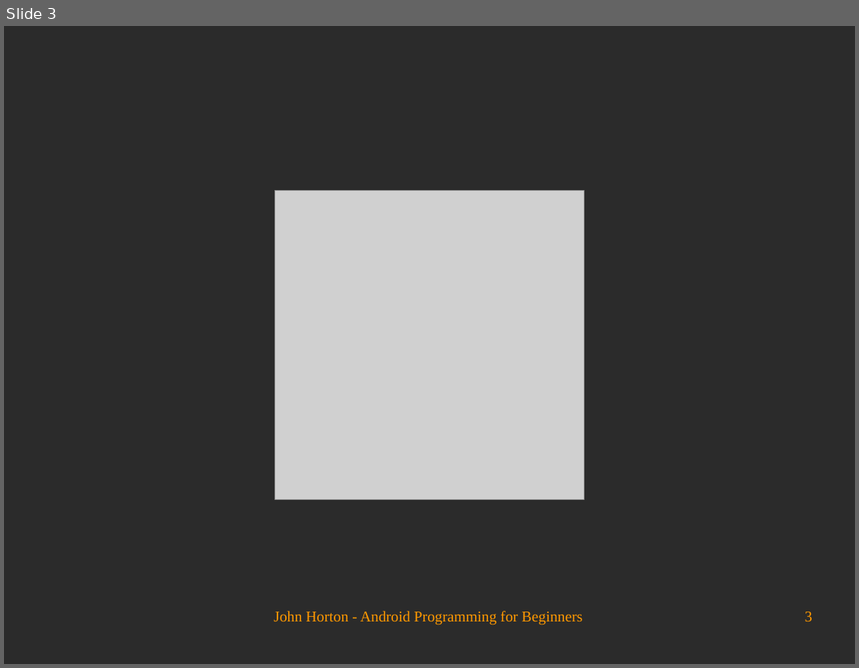
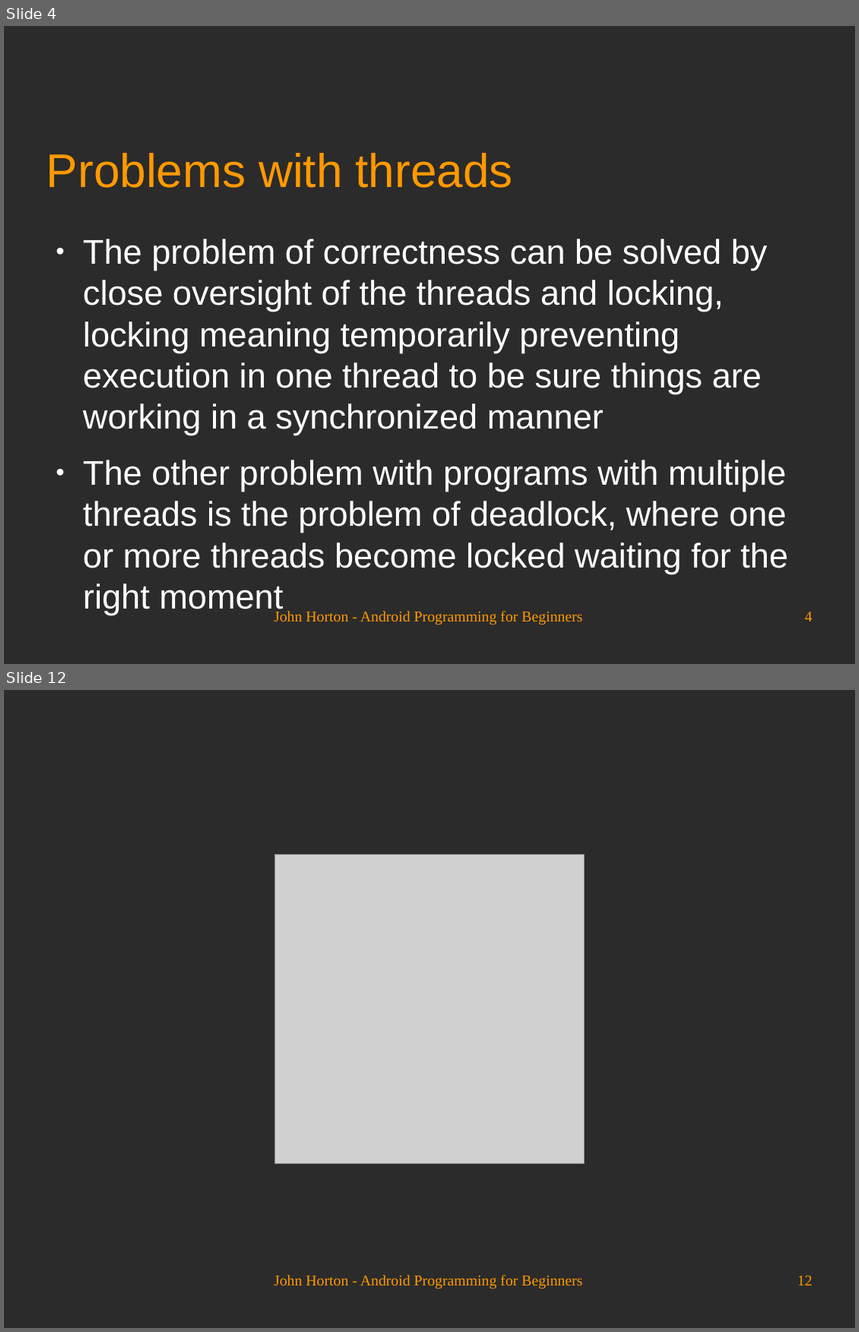
Before and after one commit to Academy-Soft-Intellect/Android-Programming-for-Beginners, a slide deck: 28_Threads_Touches_Drawing_and_a_Simple_Game.odp. Shown one above the other, each under a label of ours: slide 3 before the commit, slides 4 and 12 after it; the slides between them are not shown. The pictures are 859x668 and 859x1332 pixels, drawn with LibreOffice and Linux fonts; fonts in the diff are those of the drawing; grey boxes stand for pictures; background and template pictures are left out; a plain dark background stands for a picture behind light text. Boxes give left, top, right and bottom in pixels: in the first picture for what was removed or moved away, otherwise in the second. Text is boxed around its words. In the diff, an @@ line names an element or a change of style, - is before the commit and + after.

```diff
--- a/28_Threads_Touches_Drawing_and_a_Simple_Game.odp
+++ b/28_Threads_Touches_Drawing_and_a_Simple_Game.odp
@@ slide 4 added at [4, 26, 855, 664], background picture (left out) @@
@@ title added at [47, 153, 513, 188], 44 pt, text #FF9900 @@
+Problems with threads
@@ text added at [83, 239, 788, 615], 32 pt, text #FFFFFF @@
+● The problem of correctness can be solved by close oversight of the threads and locking, locking meaning temporarily preventing execution in one thread to be sure things are working in a synchronized manner
+● The other problem with programs with multiple threads is the problem of deadlock, where one or more threads become locked waiting for the right moment
@@ text added at [274, 611, 582, 626], 14 pt, text #FF9900 @@
+John Horton - Android Programming for Beginners
@@ page number added at [805, 612, 813, 622], 14 pt, text #FF9900 @@
+4
@@ what was slide 3 is now slide 12 @@
@@ page number at [797, 1276, 813, 1286]: text changed @@
-3
+12
```
Also in this commit, not shown: 2 slides changed, 8 other slides added.
